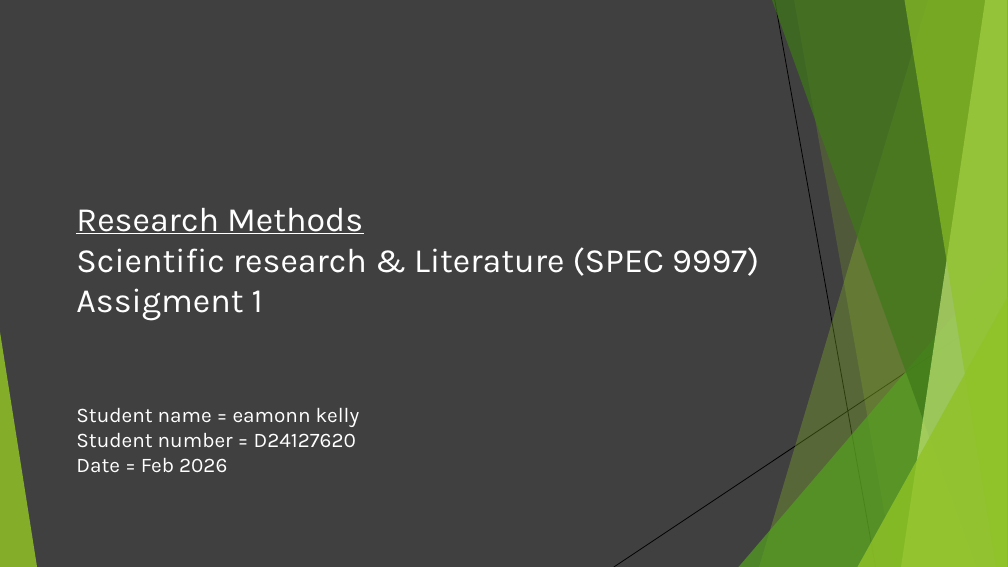
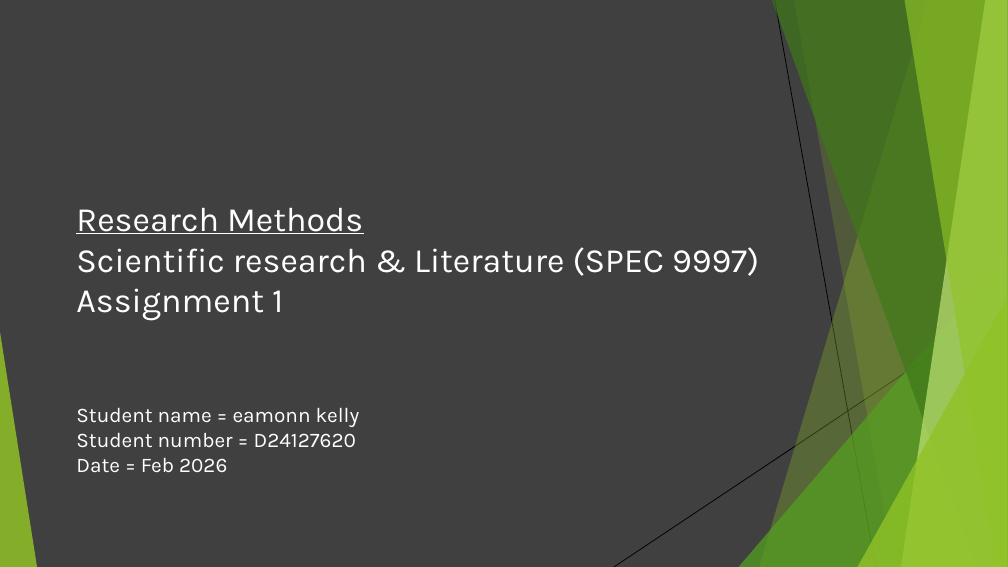
Before and after one commit to eamonnk/sci_res_lit_spec9997_john_sat, a slide deck: slide 1 of asgnmnts/assgmnt 1/final/spec9997_assgnmnt_1_eamonn_kelly_D24127620.pptx. Drawn at 1008x567 pixels with LibreOffice and Linux fonts; fonts in the diff are those of the drawing. Boxes give left, top, right and bottom in pixels: in the first picture for what was removed or moved away, otherwise in the second. Text is boxed around its words. In the diff, an @@ line names an element or a change of style, - is before the commit and + after.

```diff
--- a/asgnmnts/assgmnt 1/final/spec9997_assgnmnt_1_eamonn_kelly_D24127620.pptx
+++ b/asgnmnts/assgmnt 1/final/spec9997_assgnmnt_1_eamonn_kelly_D24127620.pptx
@@ title at bbox=[76, 208, 759, 472]: text changed @@
-Research Methods
-Scientific research & Literature (SPEC 9997)
-Assigment 1
-Student name = eamonn kelly
-Student number = D24127620
-Date = Feb 2026
+Research Methods
+Scientific research & Literature (SPEC 9997)
+Assignment 1
+Student name = eamonn kelly
+Student number = D24127620
+Date = Feb 2026
```
Also in this commit, not shown: 17 other slides changed, 10 other files.
